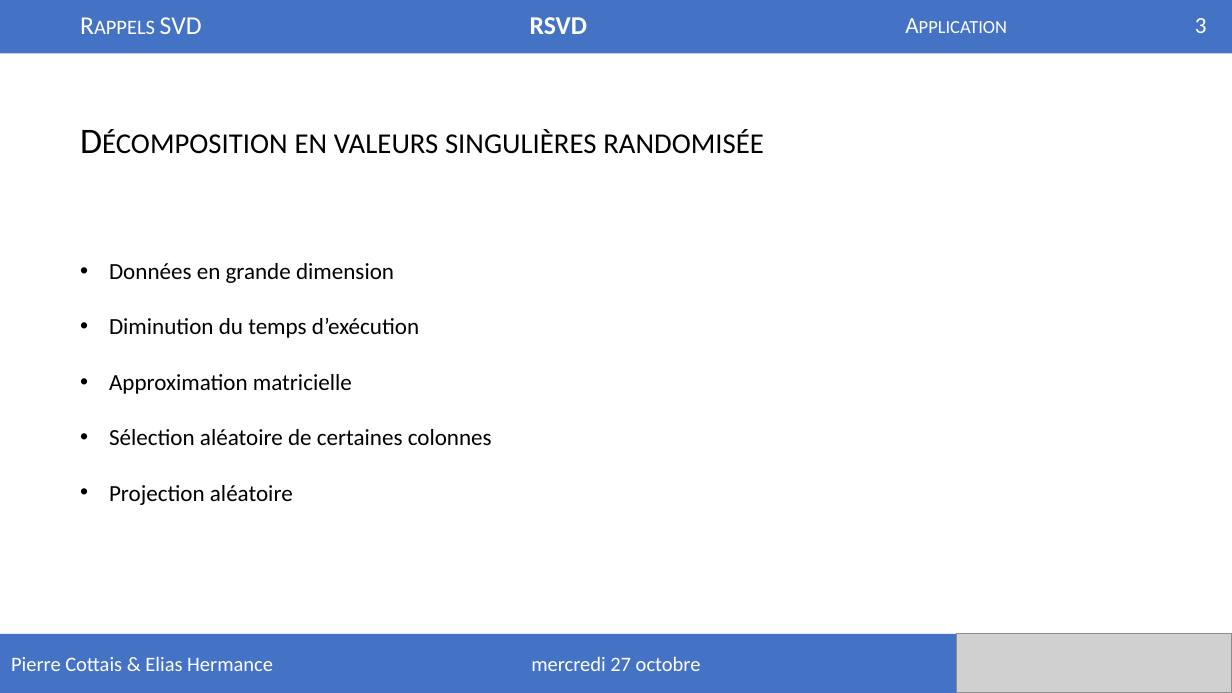
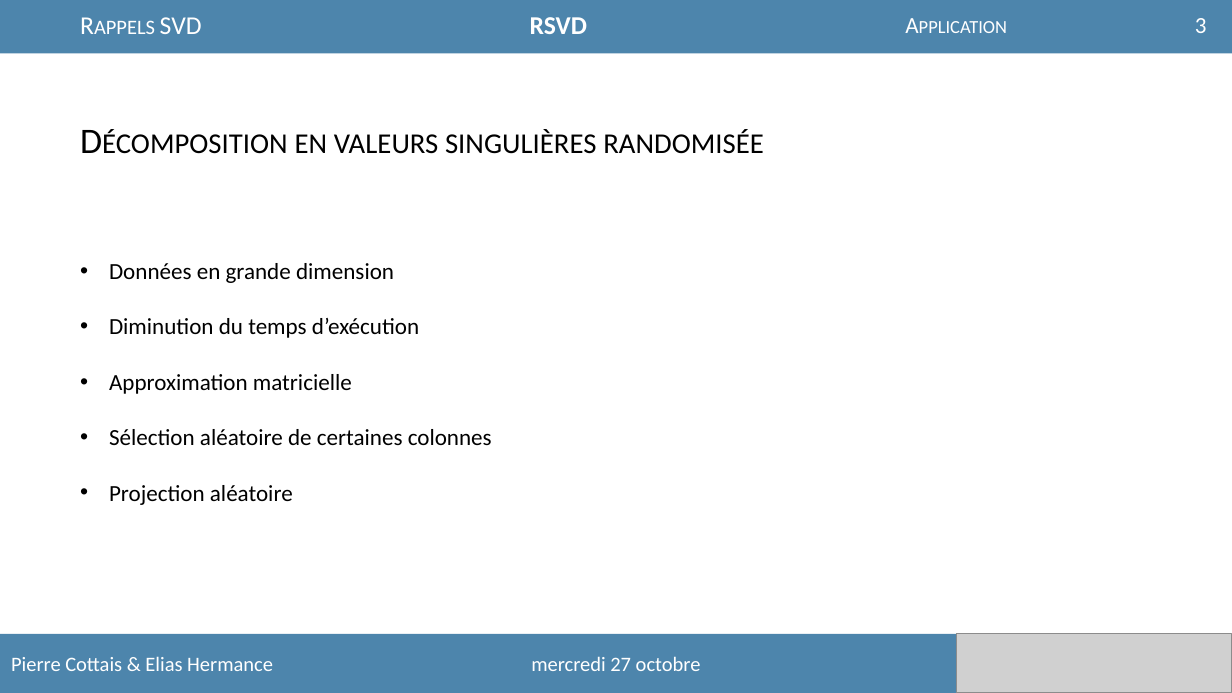
Before and after one commit to Easill/RSVD, a slide deck: slide 3 of presentation.pptx. Drawn at 1232x693 pixels with LibreOffice and Linux fonts; fonts in the diff are those of the drawing; grey boxes stand for pictures. Boxes give left, top, right and bottom in pixels: in the first picture for what was removed or moved away, otherwise in the second. Text is boxed around its words. In the diff, an @@ line names an element or a change of style, - is before the commit and + after.

```diff
--- a/presentation.pptx
+++ b/presentation.pptx
@@ rectangle at box(0, 0, 1232, 54): fill #4472C4 to #4D85AC @@
@@ rectangle at box(0, 634, 1232, 693): fill #4472C4 to #4D85AC @@
```
Also in this commit, not shown: 5 other slides changed.
